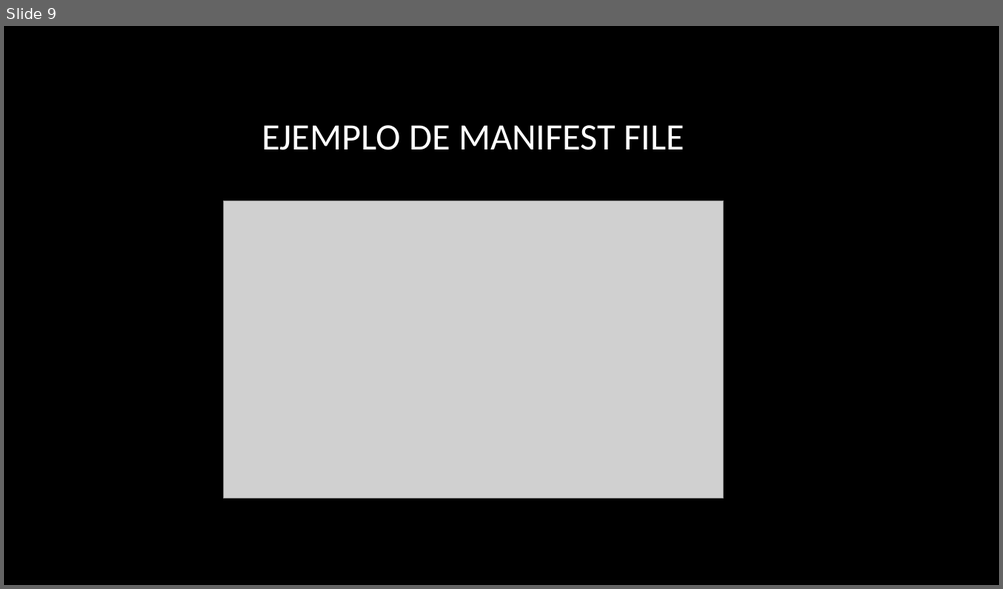
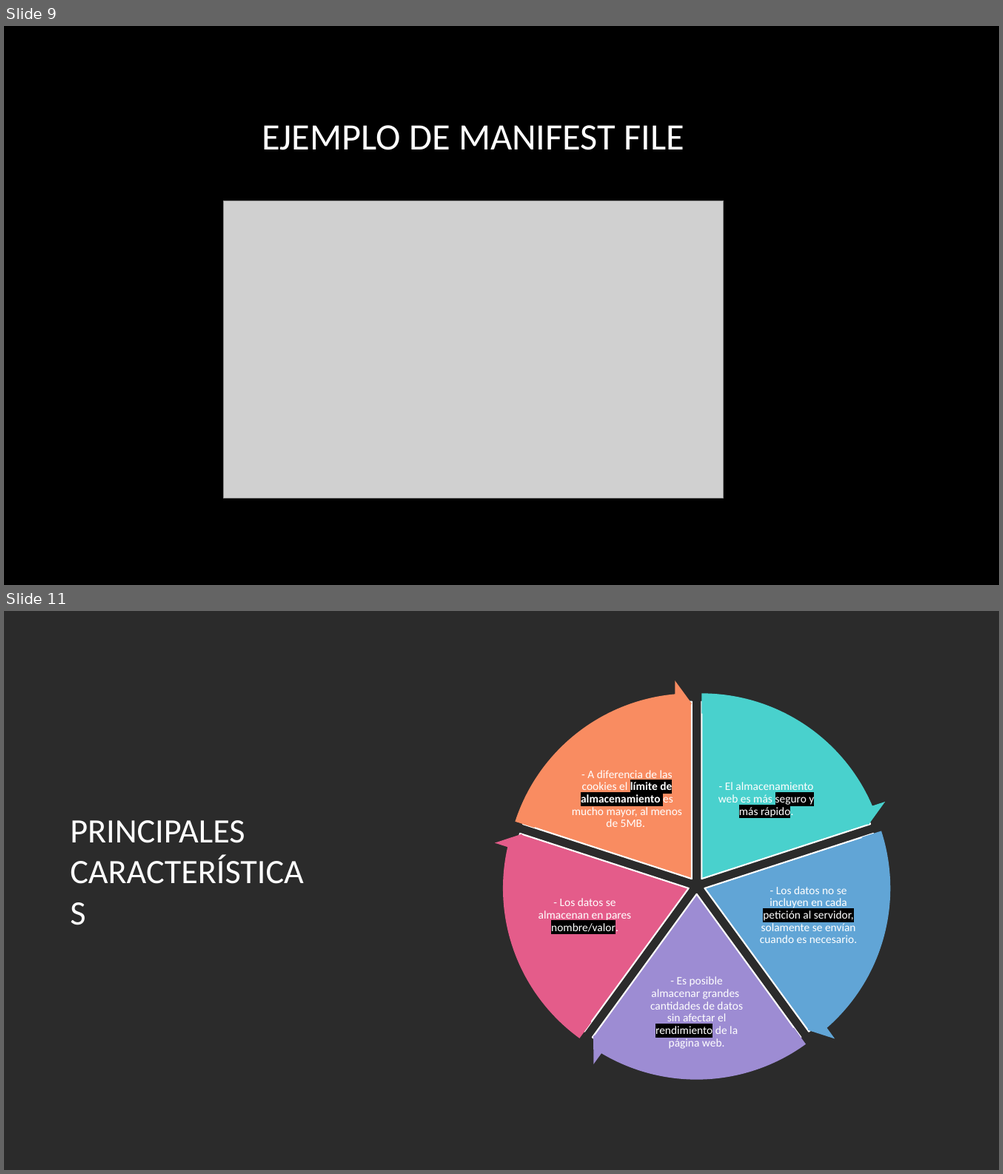
Before and after one commit to serdpa08/trabajoCaches, a slide deck: Trabajo almacenamiento cliente.pptx. Shown one above the other, each under a label of ours: slide 9 before the commit, slides 9 and 11 after it; the slides between them are not shown. The pictures are 1003x589 and 1003x1174 pixels, drawn with LibreOffice and Linux fonts; fonts in the diff are those of the drawing; grey boxes stand for pictures; background and template pictures are left out; a plain dark background stands for a picture behind light text. Boxes give left, top, right and bottom in pixels: in the first picture for what was removed or moved away, otherwise in the second. Text is boxed around its words. In the diff, an @@ line names an element or a change of style, - is before the commit and + after.

```diff
--- a/Trabajo almacenamiento cliente.pptx
+++ b/Trabajo almacenamiento cliente.pptx
@@ slide 11 added at (x1=4, y1=611, x2=999, y2=1170), background picture (left out) @@
@@ freeform shape added at (x1=365, y1=611, x2=999, y2=1170), fill #FFFFFF @@
@@ group added at (x1=489, y1=680, x2=904, y2=1093): 5 pie slice (boxed as its full ellipse)s, 5 texts, 5 circular arrows @@
+- El almacenamiento web es más seguro y más rápido.
+- Los datos no se incluyen en cada petición al servidor, solamente se envían cuando es necesario.
+- Es posible almacenar grandes cantidades de datos sin afectar el rendimiento de la página web.
+- Los datos se almacenan en pares nombre/valor.
+- A diferencia de las cookies el límite de almacenamiento es mucho mayor, al menos de 5MB.
@@ title added at (x1=70, y1=820, x2=244, y2=843), 33 pt, text #FFFFFF @@
+PRINCIPALES CARACTERÍSTICAS
```
Also in this commit, not shown: 1 slide changed, 5 other slides added, 1 other file.
